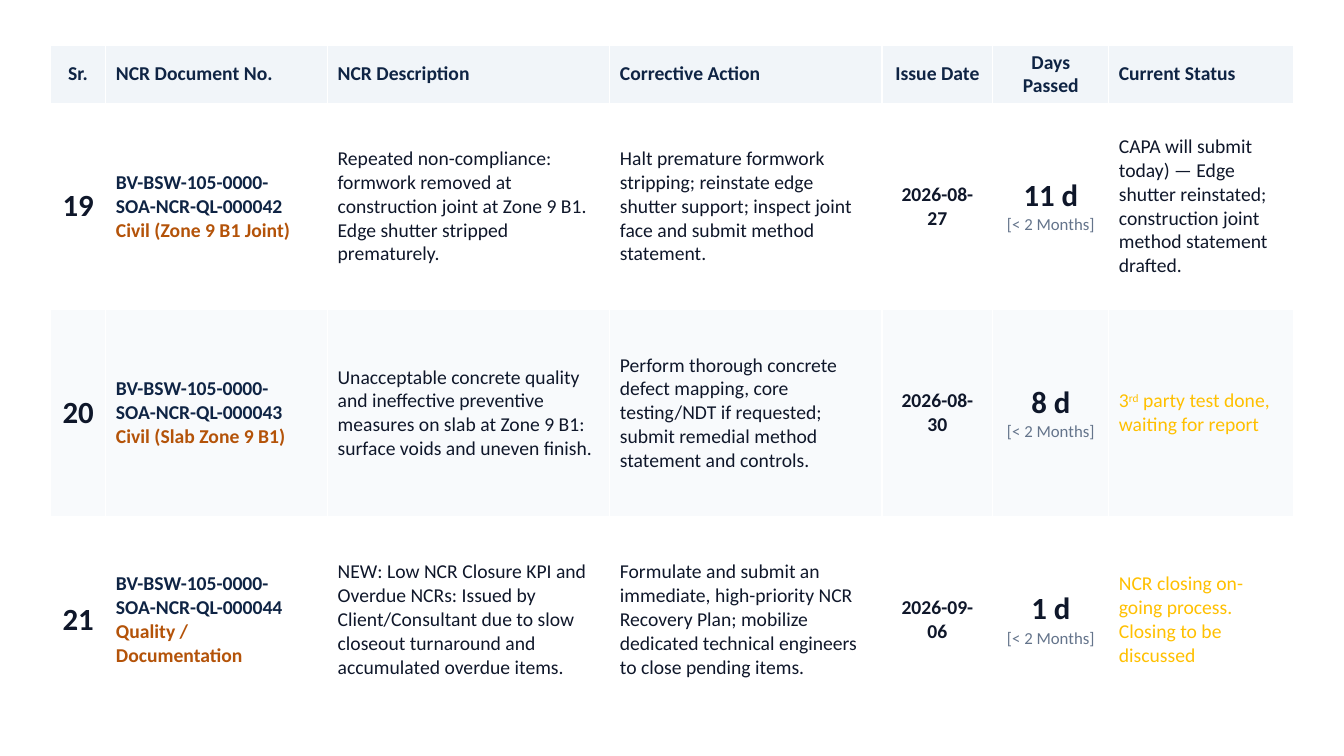
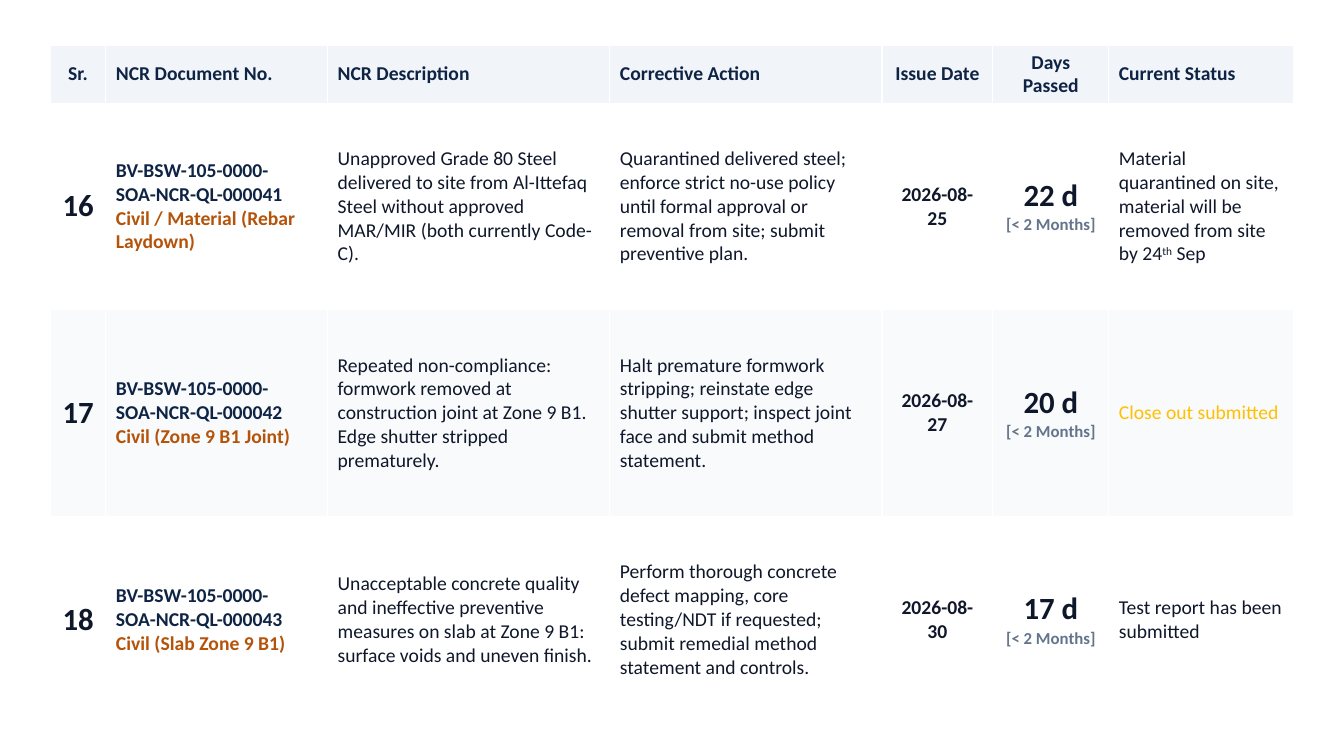
Before and after one commit to ECM895/QC-Dashboard, a slide deck: slide 6 of auto_logs/Open NCRs (updated).pptx (slide 7 before the commit). Drawn at 1344x756 pixels with LibreOffice and Linux fonts; fonts in the diff are those of the drawing. Boxes give left, top, right and bottom in pixels: in the first picture for what was removed or moved away, otherwise in the second. Text is boxed around its words. In the diff, an @@ line names an element or a change of style, - is before the commit and + after.

```diff
--- a/auto_logs/Open NCRs (updated).pptx
+++ b/auto_logs/Open NCRs (updated).pptx
@@ table at bbox=[50, 45, 1294, 723] @@
-row 2: 19 | BV-BSW-105-0000- SOA-NCR-QL-000042 / Civil (Zone 9 B1 Joint) | Repeated non-compliance: formwork removed at construction joint at Zone 9 B1. Edge shutter stripped prematurely. | Halt premature formwork stripping; reinstate edge shutter support; inspect joint face and submit method statement. | 2026-08-27 | 11 d / [< 2 Months] | CAPA will submit today) — Edge shutter reinstated; construction joint method statement drafted.
+row 2: 16 | BV-BSW-105-0000- SOA-NCR-QL-000041 / Civil / Material (Rebar Laydown) | Unapproved Grade 80 Steel delivered to site from Al-Ittefaq Steel without approved MAR/MIR (both currently Code-C). | Quarantined delivered steel; enforce strict no-use policy until formal approval or removal from site; submit preventive plan. | 2026-08-25 | 22 d / [< 2 Months] | Material quarantined on site, material will be removed from site by 24th Sep
-row 3: 20 | BV-BSW-105-0000- SOA-NCR-QL-000043 / Civil (Slab Zone 9 B1) | Unacceptable concrete quality and ineffective preventive measures on slab at Zone 9 B1: surface voids and uneven finish. | Perform thorough concrete defect mapping, core testing/NDT if requested; submit remedial method statement and controls. | 2026-08-30 | 8 d / [< 2 Months] | 3rd party test done, waiting for report
+row 3: 17 | BV-BSW-105-0000- SOA-NCR-QL-000042 / Civil (Zone 9 B1 Joint) | Repeated non-compliance: formwork removed at construction joint at Zone 9 B1. Edge shutter stripped prematurely. | Halt premature formwork stripping; reinstate edge shutter support; inspect joint face and submit method statement. | 2026-08-27 | 20 d / [< 2 Months] | Close out submitted
-row 4: 21 | BV-BSW-105-0000- SOA-NCR-QL-000044 / Quality / Documentation | NEW: Low NCR Closure KPI and Overdue NCRs: Issued by Client/Consultant due to slow closeout turnaround and accumulated overdue items. | Formulate and submit an immediate, high-priority NCR Recovery Plan; mobilize dedicated technical engineers to close pending items. | 2026-09-06 | 1 d / [< 2 Months] | NCR closing on-going process. Closing to be discussed
+row 4: 18 | BV-BSW-105-0000- SOA-NCR-QL-000043 / Civil (Slab Zone 9 B1) | Unacceptable concrete quality and ineffective preventive measures on slab at Zone 9 B1: surface voids and uneven finish. | Perform thorough concrete defect mapping, core testing/NDT if requested; submit remedial method statement and controls. | 2026-08-30 | 17 d / [< 2 Months] | Test report has been submitted
```
Also in this commit, not shown: 6 other slides changed, 1 slide added, 1 slide removed, 3 other files.
